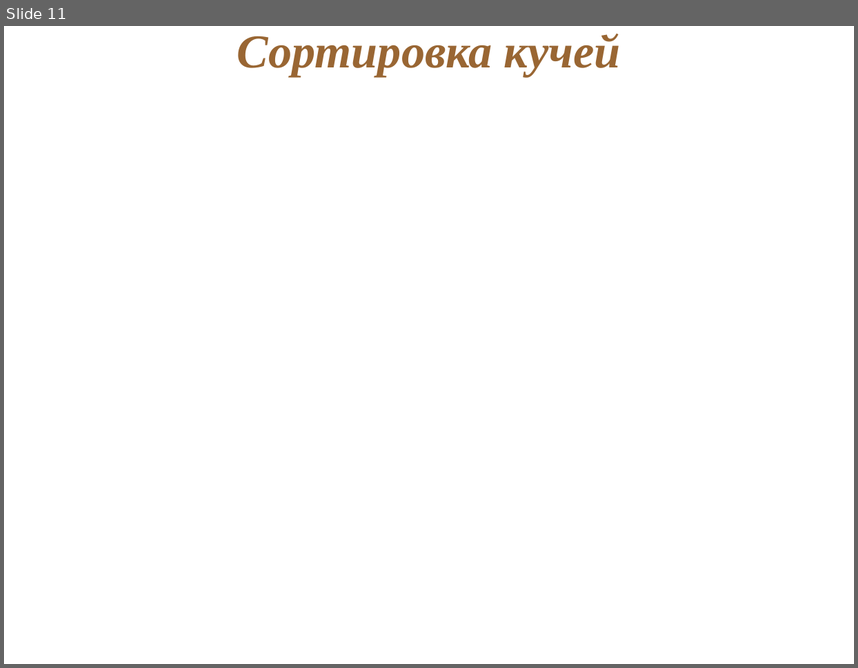
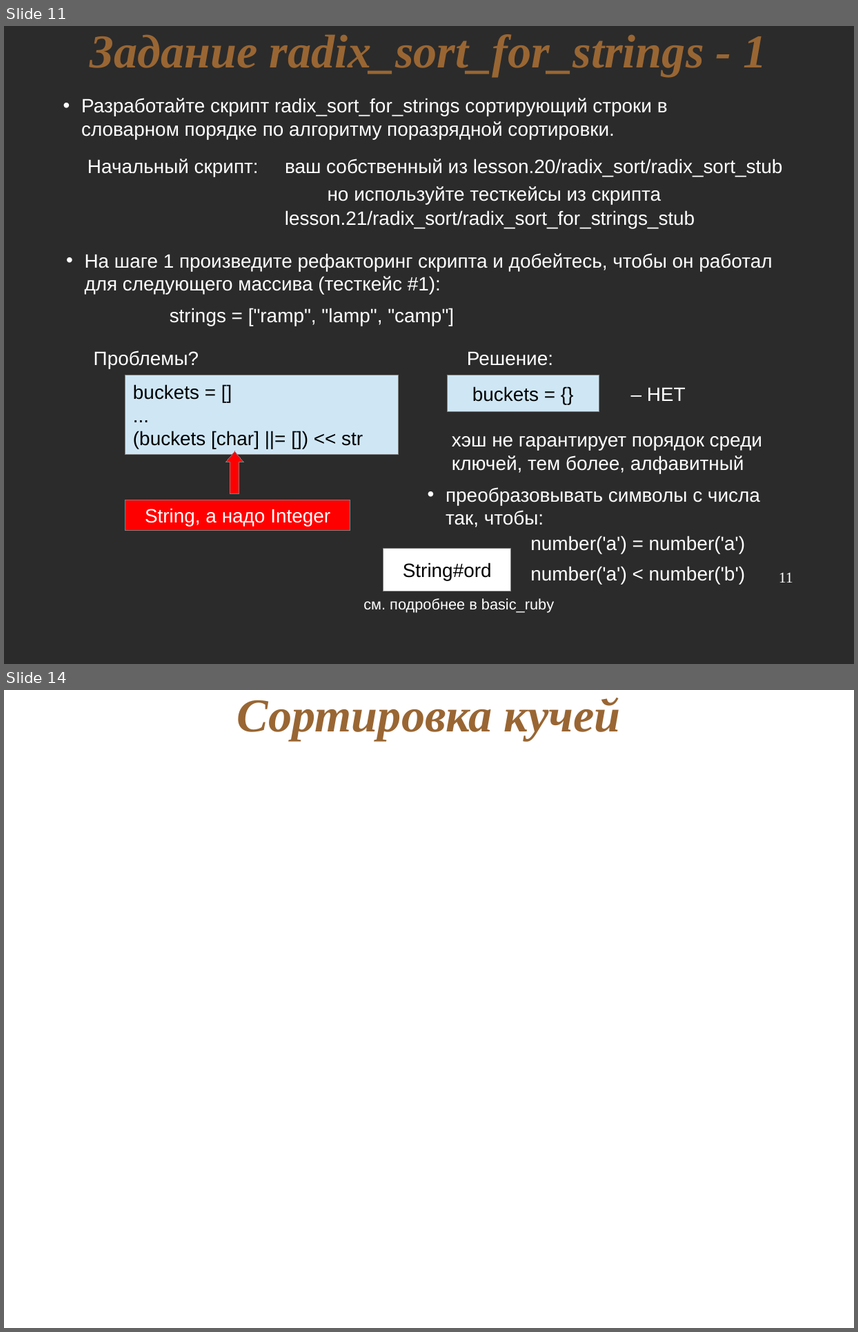
Before and after one commit to nkrot/rufsl, a slide deck: lectures/sorting.odp. Shown one above the other, each under a label of ours: slide 11 before the commit, slides 11 and 14 after it; the slides between them are not shown. The pictures are 858x668 and 858x1332 pixels, drawn with LibreOffice and Linux fonts; fonts in the diff are those of the drawing; background and template pictures are left out; a plain dark background stands for a picture behind light text. Boxes give left, top, right and bottom in pixels: in the first picture for what was removed or moved away, otherwise in the second. Text is boxed around its words. In the diff, an @@ line names an element or a change of style, - is before the commit and + after.

Commit message:
slides for radix sort for strings added

```diff
--- a/lectures/sorting.odp
+++ b/lectures/sorting.odp
@@ slide 11 added at (4,26,854,664), background picture (left out) @@
@@ title added at (90,34,766,77), 44 pt, text #996633, bold, italic @@
+Задание radix_sort_for_strings - 1
@@ text added at (81,98,668,139), 18 pt, text #FFFFFF @@
+• Разработайте скрипт radix_sort_for_strings сортирующий строки в словарном порядке по алгоритму поразрядной сортировки.
@@ text added at (87,158,259,177), 18 pt, text #FFFFFF @@
+Начальный скрипт:
@@ text added at (285,158,783,177), 18 pt, text #FFFFFF @@
+ваш собственный из lesson.20/radix_sort/radix_sort_stub
@@ text added at (328,186,661,204), 18 pt, text #FFFFFF @@
+но используйте тесткейсы из скрипта
@@ text added at (285,210,695,228), 18 pt, text #FFFFFF @@
+lesson.21/radix_sort/radix_sort_for_strings_stub
@@ text added at (85,253,772,294), 18 pt, text #FFFFFF @@
+• На шаге 1 произведите рефакторинг скрипта и добейтесь, чтобы он работал для следующего массива (тесткейс #1):
@@ text added at (170,308,454,325), 18 pt, text #FFFFFF @@
+strings = ["ramp", "lamp", "camp"]
@@ text added at (94,350,199,368), 18 pt, text #FFFFFF @@
+Проблемы?
@@ text added at (467,351,553,365), 18 pt, text #FFFFFF @@
+Решение:
@@ rectangle added at (125,375,398,454), fill #CFE7F5, outline #808080 0 pt, 18 pt, text #000000 @@
+buckets = []
+...
+(buckets [char] ||= []) << str
@@ rectangle added at (448,375,599,412), fill #CFE7F5, outline #808080 0 pt, 18 pt, text #000000 @@
+buckets = {}
@@ text added at (647,387,686,401), 18 pt, text #FFFFFF @@
+– НЕТ
@@ text added at (452,436,762,473), 18 pt, text #FFFFFF @@
+хэш не гарантирует порядок среди ключей, тем более, алфавитный
@@ up arrow added at (225,451,244,493), fill #FF0000, outline #808080 0 pt @@
@@ rectangle added at (125,499,350,530), fill #FF0000, outline #808080 0 pt, 18 pt, text #FFFFFF @@
+String, а надо Integer
@@ text added at (446,487,760,527), 18 pt, text #FFFFFF @@
+• преобразовывать символы с числа так, чтобы:
@@ text added at (530,535,745,553), 18 pt, text #FFFFFF @@
+number('a') = number('a')
@@ rectangle added at (383,548,511,590), fill #FFFFFF, outline #808080 0 pt, 18 pt, text #000000 @@
+String#ord
@@ text added at (530,566,745,584), 18 pt, text #FFFFFF @@
+number('a') < number('b')
@@ page number added at (779,572,793,582), 14 pt, text #FFFFFF @@
+11
@@ text added at (363,598,554,612), 14 pt, text #FFFFFF @@
+см. подробнее в basic_ruby
@@ what was slide 11 is now slide 14 @@
```
Also in this commit, not shown: 1 slide changed, 2 other slides added, 2 other files.
